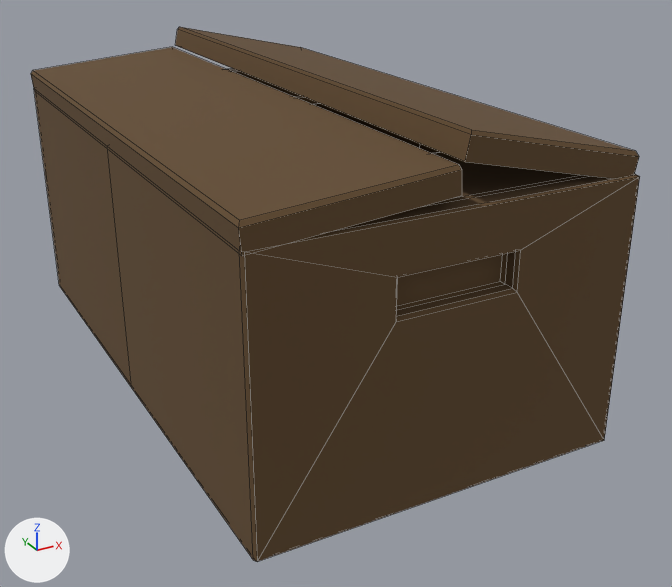
The FBX model Assets/Scenes/Package.fbx, before and after one commit.
One viewpoint serves both versions: a 50 mm camera at (-4.61, -4.68, 1.94) aimed at (-2.2, -0.3, -0.25). Lighting does not change. The marker at lower left points along +X, +Y and +Z. Mesh edges are drawn as thin lines. Where no turn or scale is listed for an object, it has been applied to the vertices.

The older version as bpy lines, for what is in view:
```python
me_cube_009 = bpy.data.meshes.new('Cube.009')
me_cube_009.from_pydata(...)  # 12 vertices, 10 faces; spans x -0.98..0.0, y -1.66..1.77, z -0.05..0.29
me_cube_009.materials.append(mat_bigger_box)  # brown #634b2f
me_cube_010 = bpy.data.meshes.new('Cube.010')
me_cube_010.from_pydata(...)  # 12 vertices, 10 faces; spans x -0.01..0.99, y -1.76..1.67, z -0.05..0.16
me_cube_010.materials.append(mat_bigger_box)  # brown #634b2f
me_cube_011 = bpy.data.meshes.new('Cube.011')
me_cube_011.from_pydata(...)  # 156 vertices, 158 faces; spans x -1.0..1.0, y -1.72..1.72, z -0.72..0.72
me_cube_011.materials.append(mat_bigger_box)  # brown #634b2f
ob_cube_007 = bpy.data.objects.new('Cube.007', me_cube_011)
ob_cube_007.location = (-2.379, 0.0, 0.0)
ob_cube_008 = bpy.data.objects.new('Cube.008', me_cube_009)
ob_cube_008.location = (-1.39, -0.039, 0.742)
ob_cube_009 = bpy.data.objects.new('Cube.009', me_cube_010)
ob_cube_009.location = (-3.381, 0.044, 0.742)
```
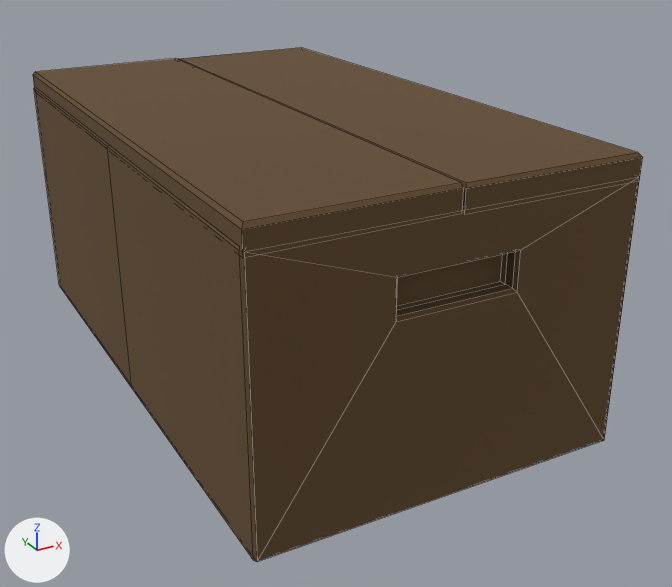
Where the change shows, as pixel boxes (x1, y1, x2, y2) in the pictures (672 x 587 px; the box of a moved part takes in the faces that stretch with it):
```json
{"object": "Cube.009", "change": "mesh turned, moved", "before": [31, 47, 462, 256], "after": [33, 59, 464, 253]}
{"object": "Cube.008", "change": "mesh turned, moved", "before": [175, 27, 639, 178], "after": [178, 48, 643, 209]}
{"part": 2, "of": "me_cube_010", "change": "moved or reshaped", "before": [31, 47, 462, 256], "after": [33, 59, 464, 251]}
```

Scene script edits in JSON lines:
```json
{"block": "me_cube_010", "where": "me_cube_010.from_pydata(...)  # 12 vertices, 10 faces; spans x -0.01..0.99, y -1.76..1.67, z -0.05..0.16"}
{"block": "me_cube_010", "where": "# used by ob_cube_009; location = (-3.381, 0.044, 0.742)"}
{"block": "me_cube_010", "change": "me_cube_010 part 2: the whole mesh is turned 4.2 degrees about the y axis through the mesh origin"}
{"block": "me_cube_009", "where": "me_cube_009.from_pydata(...)  # 12 vertices, 10 faces; spans x -0.98..0.0, y -1.66..1.77, z -0.05..0.29"}
{"block": "me_cube_009", "where": "# used by ob_cube_008; location = (-1.39, -0.039, 0.742)"}
{"block": "me_cube_009", "change": "me_cube_009 part 1: the whole mesh is turned -12.8 degrees about the y axis through the mesh origin"}
{"op": "set", "path": "ob_cube_009.location", "old": "(-3.381, 0.044, 0.742)", "new": "(-3.373, 0.048, 0.733)"}
{"op": "set", "path": "ob_cube_008.location", "old": "(-1.39, -0.039, 0.742)", "new": "(-1.377, -0.057, 0.746)"}
```
